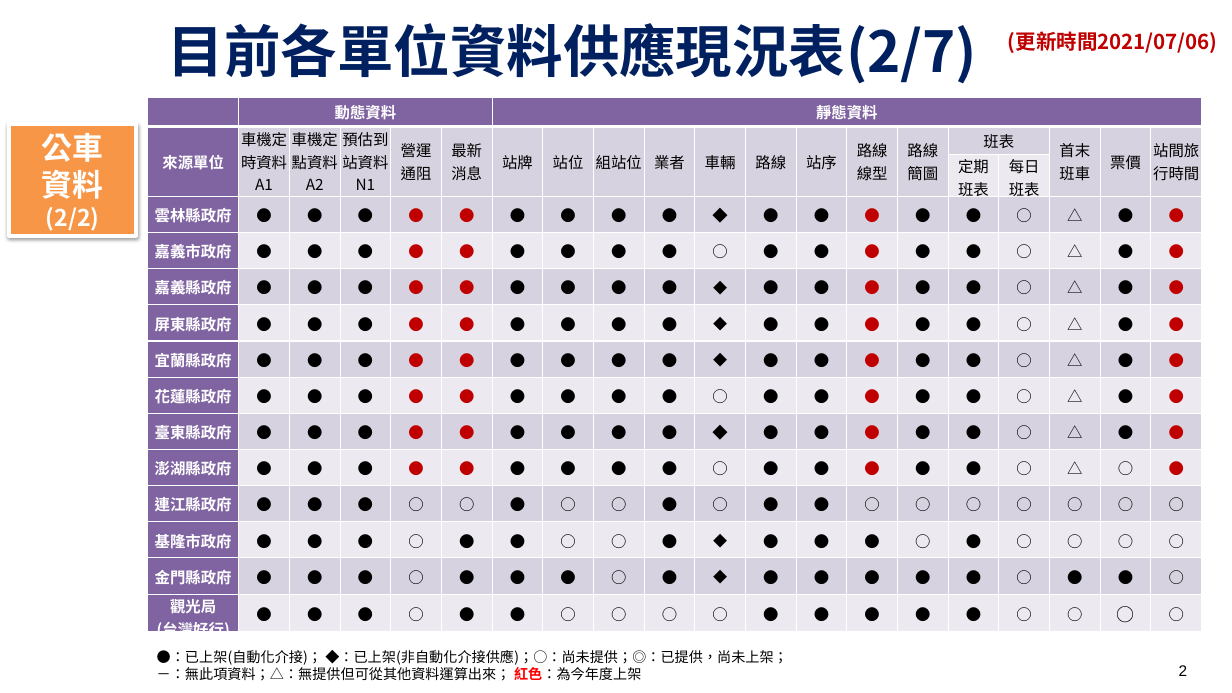
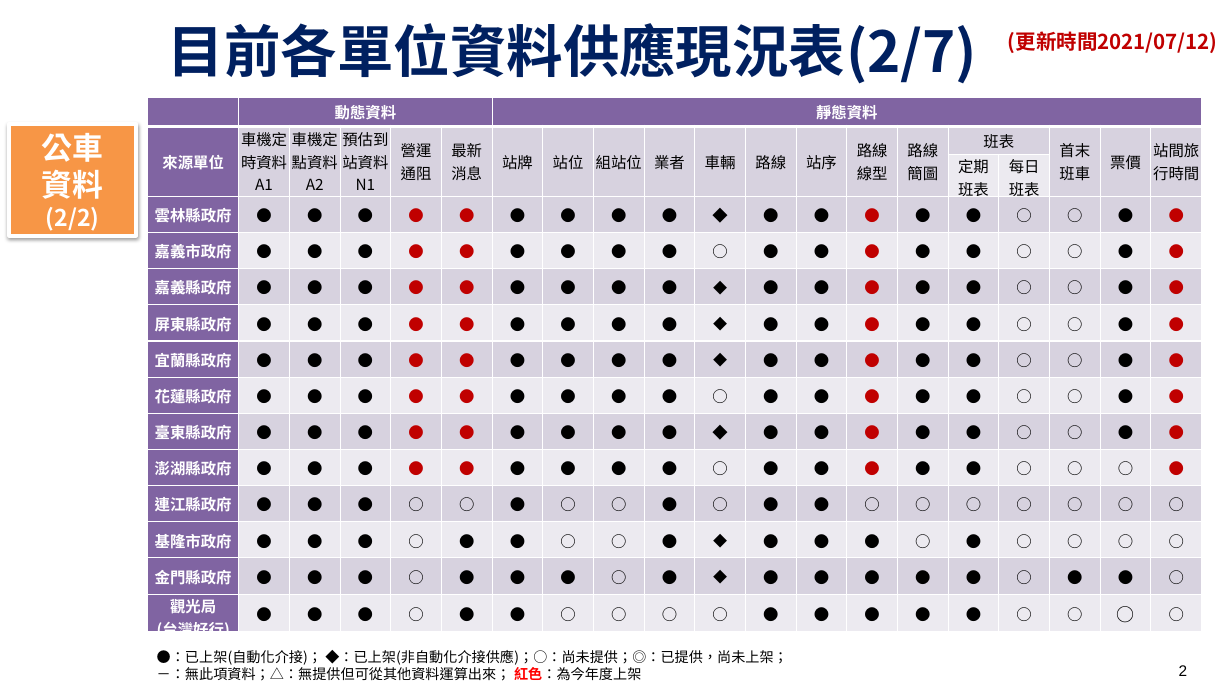
Before and after one commit to ptxmotc/data-provide-status, a slide deck: slide 2 of 各單位資料供應現況表.pptx. Drawn at 1232x693 pixels with LibreOffice and Linux fonts; fonts in the diff are those of the drawing; background and template pictures are left out. Boxes give left, top, right and bottom in pixels: in the first picture for what was removed or moved away, otherwise in the second. Text is boxed around its words. In the diff, an @@ line names an element or a change of style, - is before the commit and + after.

```diff
--- a/各單位資料供應現況表.pptx
+++ b/各單位資料供應現況表.pptx
@@ text at (1008, 31, 1218, 53): text changed @@
-(更新時間2021/07/06)
+(更新時間2021/07/12)
@@ table at (148, 97, 1205, 635) @@
-row 4, column 18: △
+row 4, column 18: ○
-row 5, column 18: △
+row 5, column 18: ○
-row 6, column 18: △
+row 6, column 18: ○
-row 7, column 18: △
+row 7, column 18: ○
-row 8, column 18: △
+row 8, column 18: ○
-row 9, column 18: △
+row 9, column 18: ○
-row 10, column 18: △
+row 10, column 18: ○
-row 11, column 18: △
+row 11, column 18: ○
```
Also in this commit, not shown: 8 other slides changed, 1 other file.
